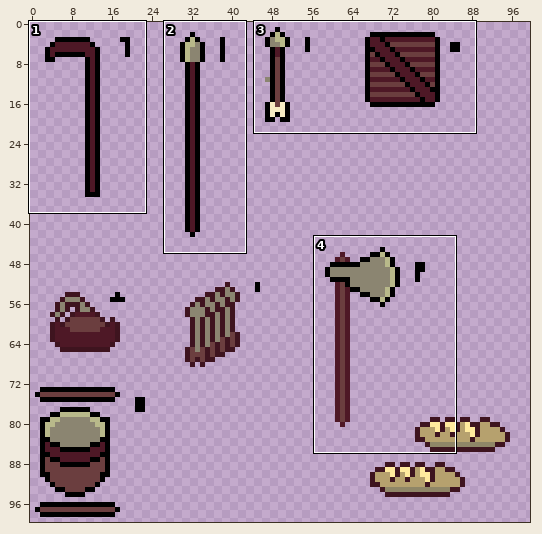
Edited in one commit: pixel-art file (art_workspace/sprite/biblioteca.aseprite). Above, an overview of the earlier version with the close-up marked.
Close-up. First the earlier version:
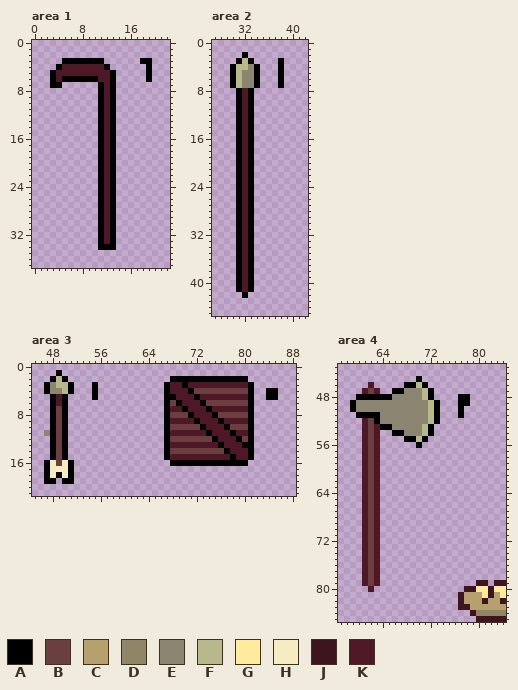
100x100 pixels, 1 frame. Shown: area 1: x 0..22, y 0..37; area 2: x 27..42, y 0..45; area 3: x 45..88, y 0..21; area 4: x 57..84, y 43..85. The commit also changed other parts of the picture, which this record leaves out.
Palette (. is transparent): A #000000  B #6b3e3f  C #b6a16e  D #8f8667  E #8b8571  F #b8b98a  G #ffea9e  H #f6ebc3  J #3e141f  K #4e1826
Pixels before, area 1, first column x 3:
 3 ..AAAAAAA......AA
 4 .AKKKKKKKA......A
 5 AKKKKKKKKKA.....A
 6 AKAAAAAAKKA.....A
 7 AA......AKA......
 8 ........AKA......
 9 ........AKA......
10 ........AKA......
11 ........AKA......
12 ........AKA......
13 ........AKA......
14 ........AKA......
15 ........AKA......
16 ........AKA......
17 ........AKA......
18 ........AKA......
19 ........AKA......
20 ........AKA......
21 ........AKA......
22 ........AKA......
23 ........AKA......
24 ........AKA......
25 ........AKA......
26 ........AKA......
27 ........AKA......
28 ........AKA......
29 ........AKA......
30 ........AKA......
31 ........AKA......
32 ........AKA......
33 ........AKA......
34 ........AAA......
Pixels before, area 2, first column x 30:
 2 ..A......
 3 .AFA....A
 4 AFFEA...A
 5 AFEEA...A
 6 AFEEA...A
 7 AFEEA...A
 8 .AKA.....
 9 .AKA.....
10 .AKA.....
11 .AKA.....
12 .AKA.....
13 .AKA.....
14 .AKA.....
15 .AKA.....
16 .AKA.....
17 .AKA.....
18 .AKA.....
19 .AKA.....
20 .AKA.....
21 .AKA.....
22 .AKA.....
23 .AKA.....
24 .AKA.....
25 .AKA.....
26 .AKA.....
27 .AKA.....
28 .AKA.....
29 .AKA.....
30 .AKA.....
31 .AKA.....
32 .AKA.....
33 .AKA.....
34 .AKA.....
35 .AKA.....
36 .AKA.....
37 .AKA.....
38 .AKA.....
39 .AKA.....
40 .AKA.....
41 .AKA.....
42 ..A......
Pixels before, area 3, first column x 47:
 1 ..A....................................
 2 .AFA.................AAAAAAAAAAAAA.....
 3 AEFFA...A...........AKKAKKKKKKKKKKA....
 4 AEEFA...A...........AKKKABBBBBBBBBA..AA
 5 .AKA....A...........AAKKKAKKKKKKKKA..AA
 6 .AKA................ABAKKKABBBBBBBA....
 7 .ABA................AKKAKKKAKKKKKKA....
 8 .ABA................ABBBAKKKABBBBBA....
 9 .ABA................AKKKKAKKKAKKKKA....
10 .ABA................ABBBBBAKKKABBBA....
11 EABA................AKKKKKKAKKKAKKA....
12 .ABA................ABBBBBBBAKKKABA....
13 .ABA................AKKKKKKKKAKKKAA....
14 .ABA................ABBBBBBBBBAKKKA....
15 .ABA................AKKKKKKKKKKAKKA....
16 AHBHA................AAAAAAAAAAAAA.....
17 AHHHA..................................
18 AHAHA..................................
19 AA.AA..................................
Pixels before, area 4, first column x 59:
45 ...........A..............
46 ...K.....AAFA.............
47 ..KBK..AAEEEFA............
48 .AAAAAAEEEEEFA....AA......
49 AEEEEEEEEEEEEFA...AA......
50 AEEEEEEEEEEEEFA...A.......
51 .AAAAEEEEEEEEFA...A.......
52 ..KBAEEEEEEEEFA...........
53 ..KBKAAEEEEEFA............
54 ..KBK..AAEEEFA............
55 ..KBK....AAFA.............
56 ..KBK......A..............
57 ..KBK.....................
58 ..KBK.....................
59 ..KBK.....................
60 ..KBK.....................
61 ..KBK.....................
62 ..KBK.....................
63 ..KBK.....................
64 ..KBK.....................
65 ..KBK.....................
66 ..KBK.....................
67 ..KBK.....................
68 ..KBK.....................
69 ..KBK.....................
70 ..KBK.....................
71 ..KBK.....................
72 ..KBK.....................
73 ..KBK.....................
74 ..KBK.....................
75 ..KBK.....................
76 ..KBK.....................
77 ..KBK.....................
78 ..KBK.....................
79 ..KBK................JJ.JJ
80 ...K...............JJGGJGG
81 ..................JCCCGJCG
82 ..................JCCCJCCJ
83 ..................JJCCCCCC
84 ....................JDDDDD
85 .....................JJJJJ
Now the later version:
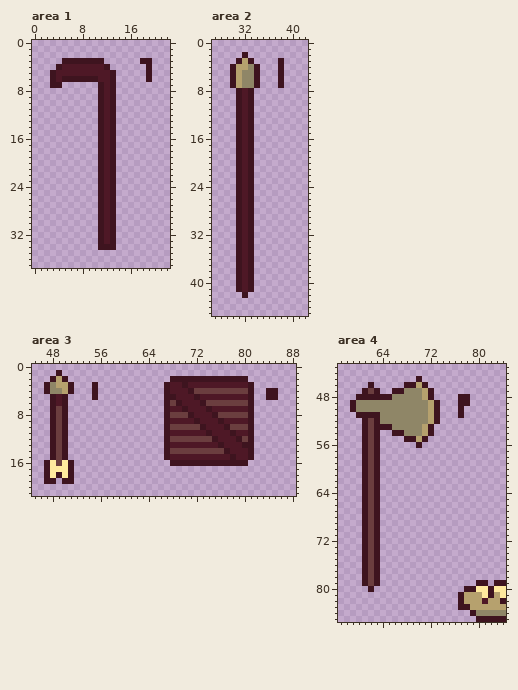
Edits made:
Changed rows in their new state; - is an unchanged pixel.
Area 1:
first column x 3:
 3 --JJJJJJJ------JJ
 4 -J-------J------J
 5 J---------J-----J
 6 J-JJJJJJ--J-----J
 7 JJ------J-J------
 8 --------J-J------
 9 --------J-J------
10 --------J-J------
11 --------J-J------
12 --------J-J------
13 --------J-J------
14 --------J-J------
15 --------J-J------
16 --------J-J------
17 --------J-J------
18 --------J-J------
19 --------J-J------
20 --------J-J------
21 --------J-J------
22 --------J-J------
23 --------J-J------
24 --------J-J------
25 --------J-J------
26 --------J-J------
27 --------J-J------
28 --------J-J------
29 --------J-J------
30 --------J-J------
31 --------J-J------
32 --------J-J------
33 --------J-J------
34 --------JJJ------
Area 2:
first column x 30:
 2 --J------
 3 -JCJ----J
 4 JCCDJ---J
 5 JCDDJ---J
 6 JCDDJ---J
 7 JCDDJ---J
 8 -J-J-----
 9 -J-J-----
10 -J-J-----
11 -J-J-----
12 -J-J-----
13 -J-J-----
14 -J-J-----
15 -J-J-----
16 -J-J-----
17 -J-J-----
18 -J-J-----
19 -J-J-----
20 -J-J-----
21 -J-J-----
22 -J-J-----
23 -J-J-----
24 -J-J-----
25 -J-J-----
26 -J-J-----
27 -J-J-----
28 -J-J-----
29 -J-J-----
30 -J-J-----
31 -J-J-----
32 -J-J-----
33 -J-J-----
34 -J-J-----
35 -J-J-----
36 -J-J-----
37 -J-J-----
38 -J-J-----
39 -J-J-----
40 -J-J-----
41 -J-J-----
42 --J------
Area 3:
first column x 47:
 1 --J------------------------------------
 2 -JCJ-----------------JJJJJJJJJJJJJ-----
 3 JDCCJ---J-----------J--J----------J----
 4 JDDCJ---J-----------J---J---------J--JJ
 5 -J-J----J-----------JJ---J--------J--JJ
 6 -J-J----------------J-J---J-------J----
 7 -J-J----------------J--J---J------J----
 8 -J-J----------------J---J---J-----J----
 9 -J-J----------------J----J---J----J----
10 -J-J----------------J-----J---J---J----
11 .J-J----------------J------J---J--J----
12 -J-J----------------J-------J---J-J----
13 -J-J----------------J--------J---JJ----
14 -J-J----------------J---------J---J----
15 -J-J----------------J----------J--J----
16 JG-GJ----------------JJJJJJJJJJJJJ-----
17 JGGGJ----------------------------------
18 JGJGJ----------------------------------
19 JJ-JJ----------------------------------
Area 4:
first column x 59:
45 -----------J-----------
46 ---J-----JJCJ----------
47 --J-J--JJDDDCJ---------
48 -JJJJJJDDDDDCJ----JJ---
49 JDDDDDDDDDDDDCJ---JJ---
50 JDDDDDDDDDDDDCJ---J----
51 -JJJJDDDDDDDDCJ---J----
52 --J-JDDDDDDDDCJ--------
53 --J-JJJDDDDDCJ---------
54 --J-J--JJDDDCJ---------
55 --J-J----JJCJ----------
56 --J-J------J-----------
57 --J-J------------------
58 --J-J------------------
59 --J-J------------------
60 --J-J------------------
61 --J-J------------------
62 --J-J------------------
63 --J-J------------------
64 --J-J------------------
65 --J-J------------------
66 --J-J------------------
67 --J-J------------------
68 --J-J------------------
69 --J-J------------------
70 --J-J------------------
71 --J-J------------------
72 --J-J------------------
73 --J-J------------------
74 --J-J------------------
75 --J-J------------------
76 --J-J------------------
77 --J-J------------------
78 --J-J------------------
79 --J-J------------------
80 ---J-------------------
82 ----------------------K
